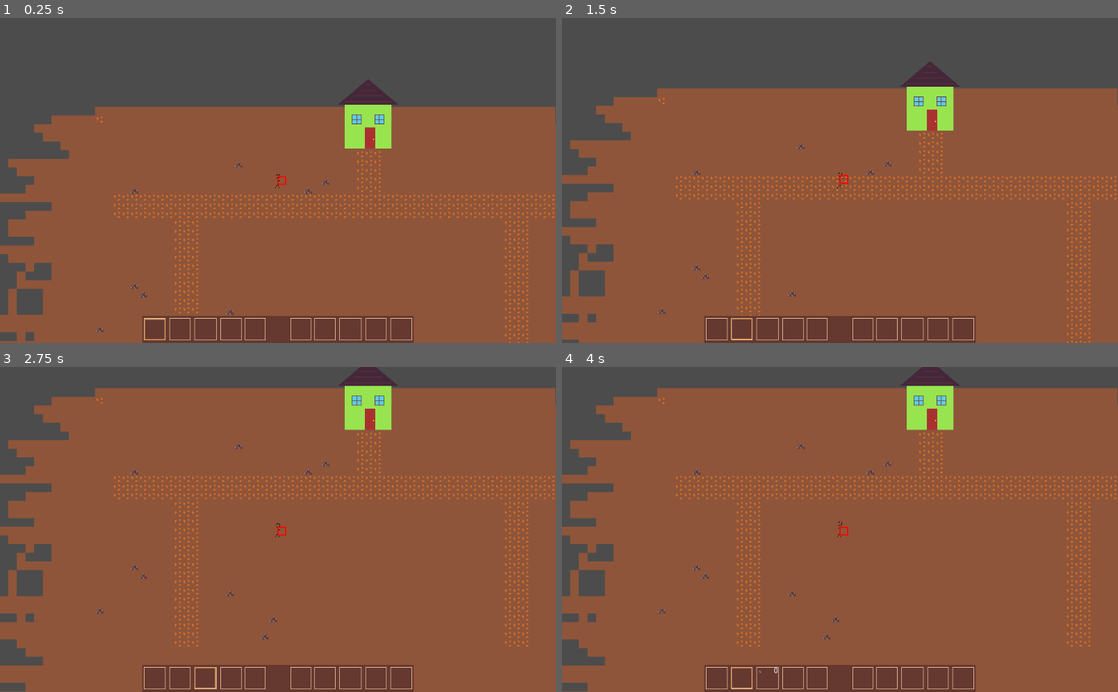
Above: before the commit, frames 1-4 (two rows, left to right).
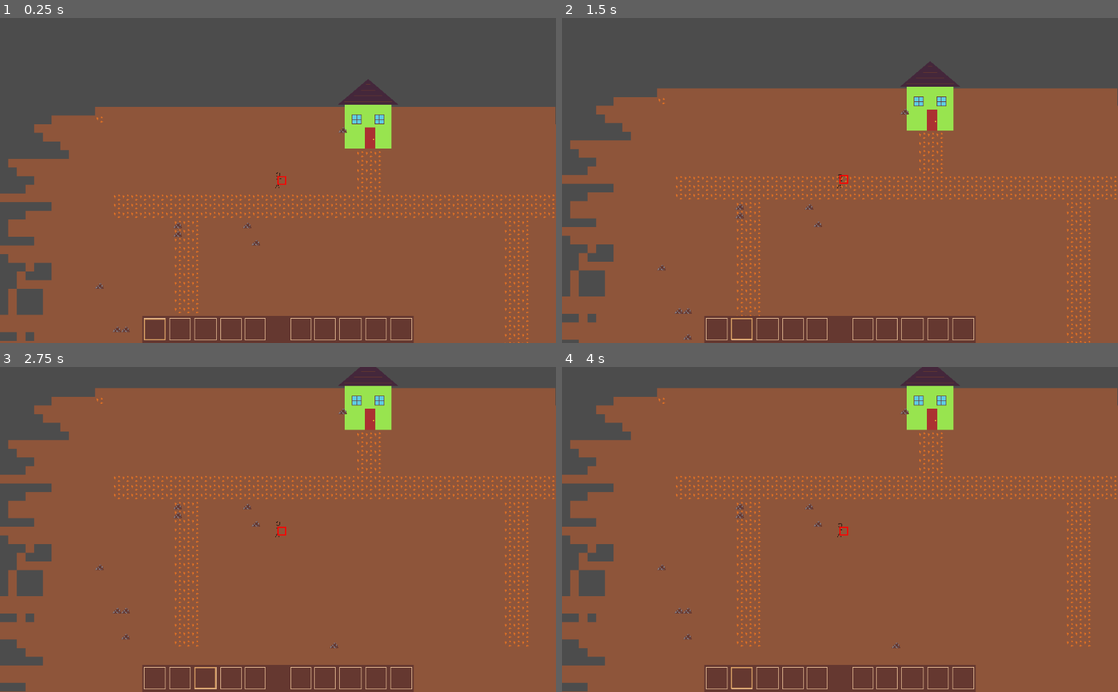
Above: after the commit, the same moments.

Repository: ToxicGLaDOS/cavetown
Game: Godot game, scene res://main.tscn
Same seed, same stepped clock (60 frames per second), same inputs: the game is played once before the commit and once after it.
Inputs:
- Up to frame 1 (0.25 s): no input
- Up to frame 2 (1.5 s): tap Enter at 0.5 s; hold Right 0.53-1.28 s; tap Space at 0.6, 0.77, 1.07, 1.25, 1.35 s; hold S from 1.28 s (still down)
- Up to frame 3 (2.75 s): tap Space at 1.52, 1.82, 2.1 s; release S at 2.03 s; hold Right from 2.03 s (still down)
- Up to frame 4 (4 s): tap Enter at 2.75 s; release Right at 2.78 s; hold Up 2.78-3.53 s; tap Space at 2.85, 3.02, 3.32, 3.5, 3.6, 3.77 s; hold Left from 3.53 s (still down)

The runs differ from the first frame. In frame 1, 0.3% of the frame differs, in the area x 17-63%, y 33-97%; in frame 2, 0.3%; in frame 3, 0.3%; in frame 4, 0.3%, in the area x 17-63%, y 12-95%.

Commit message:
Make ore chunks pick-upable

Diff:
--- a/inventory.gd
+++ b/gui/inventory.gd
@@ -34,20 +34,22 @@
             selector_node.get_parent().remove_child(selector_node)
             new_parent.add_child(selector_node)
         elif key_event.scancode == KEY_UP and key_event.is_pressed():
-            var child = get_child(get_selected_index())
-            if inventory[get_selected_index()] != null:
-                var item = inventory[get_selected_index()]
-                item.quantity += 1
-                child.get_node("InventoryIcon").get_node("Label").set_text(item.quantity as String)
-            else:
-                var item = Item.new()
-                var item_icon = inventory_icon_scene.instance()
-                var texture = item_icon.get_node("TextureRect")
-                texture.texture = iron_chunk_texture
-                item.inventory_image = iron_chunk_texture
-                inventory[get_selected_index()] = item
-                child.add_child(item_icon)
+            pass
 
+func add_item(item_stack):
+    var child = get_child(get_selected_index())
+    if inventory[get_selected_index()] != null:
+        var inventory_item_stack = inventory[get_selected_index()]
+        inventory_item_stack.quantity += item_stack.quantity
+        child.get_node("InventoryIcon").get_node("Label").set_text(inventory_item_stack.quantity as String)
+    else:
+        var item_icon = inventory_icon_scene.instance()
+        var texture = item_icon.get_node("TextureRect")
+        texture.texture = iron_chunk_texture
+        item_stack.quantity = 1
+        inventory[get_selected_index()] = item_stack
+        child.add_child(item_icon)
+        child.get_node("InventoryIcon").get_node("Label").set_text(item_stack.quantity as String)
 
 # Called every frame. 'delta' is the elapsed time since the previous frame.
 #func _process(delta):
--- a/iron_chunk.tscn
+++ /dev/null
@@ -1,6 +0,0 @@
-[gd_scene load_steps=2 format=2]
-
-[ext_resource path="res://images/iron_chunk.png" type="Texture" id=1]
-
-[node name="Node2D" type="Sprite"]
-texture = ExtResource( 1 )
--- a/iron_ore.tscn
+++ /dev/null
@@ -1,8 +0,0 @@
-[gd_scene load_steps=3 format=2]
-
-[ext_resource path="res://iron_ore.gd" type="Script" id=1]
-[ext_resource path="res://iron_chunk.tscn" type="PackedScene" id=2]
-
-[node name="Node2D" type="Node2D"]
-script = ExtResource( 1 )
-iron_chunk = ExtResource( 2 )
--- a/item.gd
+++ /dev/null
@@ -1,8 +0,0 @@
-extends Reference
-
-class_name Item
-
-
-var id: int = 0
-var inventory_image: ImageTexture
-var quantity: int = 0
--- /dev/null
+++ b/items/ground_items/ground_item.gd
@@ -0,0 +1,22 @@
+extends Node2D
+
+
+export(Resource) var item
+
+# Called when the node enters the scene tree for the first time.
+func _ready():
+    pass # Replace with function body.
+
+# Connected to body_entered(body) signal
+func _on_body_entered(body):
+    # TODO: This seems error prone. Probably change this later
+    if body.get_parent().name == "Player":
+        var item_stack = ItemStack.new()
+        item_stack.item = item
+        item_stack.quantity = 1
+        body.get_parent().pickup_item(item_stack)
+        queue_free()
+
+# Called every frame. 'delta' is the elapsed time since the previous frame.
+#func _process(delta):
+#    pass
--- /dev/null
+++ b/items/ground_items/iron_chunk.tscn
@@ -0,0 +1,19 @@
+[gd_scene load_steps=4 format=2]
+
+[ext_resource path="res://images/iron_chunk.png" type="Texture" id=1]
+[ext_resource path="res://items/ground_items/ground_item.gd" type="Script" id=2]
+
+[sub_resource type="CircleShape2D" id=1]
+radius = 3.54929
+
+[node name="Node2D" type="Sprite"]
+texture = ExtResource( 1 )
+script = ExtResource( 2 )
+
+[node name="Area2D" type="Area2D" parent="."]
+
+[node name="CollisionShape2D" type="CollisionShape2D" parent="Area2D"]
+position = Vector2( -1.19262, 0.491077 )
+shape = SubResource( 1 )
+
+[connection signal="body_entered" from="Area2D" to="." method="_on_body_entered"]
--- /dev/null
+++ b/items/iron.tres
@@ -0,0 +1,9 @@
+[gd_resource type="Resource" load_steps=3 format=2]
+
+[ext_resource path="res://items/item.gd" type="Script" id=1]
+[ext_resource path="res://images/iron_chunk.png" type="Texture" id=2]
+
+[resource]
+script = ExtResource( 1 )
+id = 0
+inventory_texture = ExtResource( 2 )
--- /dev/null
+++ b/items/item.gd
@@ -0,0 +1,4 @@
+extends Resource
+
+export(int) var id
+export(StreamTexture) var inventory_texture
--- /dev/null
+++ b/items/item_stack.gd
@@ -0,0 +1,4 @@
+class_name ItemStack
+
+export(Resource) var item
+var quantity: int = 0
--- a/main.tscn
+++ b/main.tscn
@@ -1,16 +1,15 @@
-[gd_scene load_steps=15 format=2]
+[gd_scene load_steps=14 format=2]
 
 [ext_resource path="res://player/player.tscn" type="PackedScene" id=1]
 [ext_resource path="res://ground/ground.tscn" type="PackedScene" id=2]
 [ext_resource path="res://images/house.png" type="Texture" id=3]
 [ext_resource path="res://ore_map/ore_map.tscn" type="PackedScene" id=4]
 [ext_resource path="res://targeting_mesh/target_mesh.gd" type="Script" id=5]
-[ext_resource path="res://player/player.gd" type="Script" id=6]
 [ext_resource path="res://images/inventory.png" type="Texture" id=7]
 [ext_resource path="res://images/inventory_selector.png" type="Texture" id=8]
-[ext_resource path="res://inventory.gd" type="Script" id=9]
+[ext_resource path="res://gui/inventory.gd" type="Script" id=9]
 [ext_resource path="res://images/iron_chunk.png" type="Texture" id=10]
-[ext_resource path="res://inventory_icon.tscn" type="PackedScene" id=11]
+[ext_resource path="res://gui/inventory_icon.tscn" type="PackedScene" id=11]
 
 [sub_resource type="ArrayMesh" id=1]
 
@@ -31,15 +30,14 @@
 [node name="Player" parent="." instance=ExtResource( 1 )]
 position = Vector2( 336.604, 120.412 )
 scale = Vector2( 0.5, 0.5 )
-script = ExtResource( 6 )
-tilemap_path = NodePath("../TileMap")
-hit_position_path = NodePath("KinematicBody2D/Position2D")
+tilemap_path = NodePath("../Ore")
+inventory_path = NodePath("../CanvasLayer/Inventory")
 
 [node name="KinematicBody2D" parent="Player" index="0"]
 speed = 10000.0
 
 [node name="AnimatedSprite" parent="Player/KinematicBody2D" index="1"]
-frame = 1
+frame = 0
 
 [node name="MeshInstance2D" type="MeshInstance2D" parent="."]
 mesh = SubResource( 1 )
@@ -47,7 +45,7 @@
 script = ExtResource( 5 )
 player = NodePath("../Player/KinematicBody2D/Position2D")
 
-[node name="TileMap" parent="." instance=ExtResource( 4 )]
+[node name="Ore" parent="." instance=ExtResource( 4 )]
 
 [node name="CanvasLayer" type="CanvasLayer" parent="."]
 
--- a/ore_map/ore_map.tscn
+++ b/ore_map/ore_map.tscn
@@ -2,7 +2,7 @@
 
 [ext_resource path="res://images/iron.png" type="Texture" id=1]
 [ext_resource path="res://ore_map/ore_map.gd" type="Script" id=2]
-[ext_resource path="res://iron_ore.tscn" type="PackedScene" id=4]
+[ext_resource path="res://ore_nodes/iron_ore.tscn" type="PackedScene" id=4]
 
 [sub_resource type="ConvexPolygonShape2D" id=1]
 points = PoolVector2Array( 0, 0, 16, 0, 16, 16, 0, 16 )
--- /dev/null
+++ b/ore_nodes/iron_ore.tscn
@@ -0,0 +1,8 @@
+[gd_scene load_steps=3 format=2]
+
+[ext_resource path="res://items/ground_items/iron_chunk.tscn" type="PackedScene" id=1]
+[ext_resource path="res://ore_nodes/iron_ore.gd" type="Script" id=2]
+
+[node name="Node2D" type="Node2D"]
+script = ExtResource( 2 )
+iron_chunk = ExtResource( 1 )
--- a/ore_spawner.tscn
+++ /dev/null
@@ -1,34 +0,0 @@
-[gd_scene load_steps=3 format=2]
-
-[ext_resource path="res://iron_ore.tscn" type="PackedScene" id=2]
-
-[sub_resource type="GDScript" id=1]
-script/source = "extends Node2D
-
-
-export(PackedScene) var iron_ore
-
-
-# Called when the node enters the scene tree for the first time.
-func _ready():
-    for x in range(10):
-        spawn_ore()
-
-func spawn_ore():
-    var node = iron_ore.instance()
-    var width = 16
-    var height = 16
-    var x = randi() % 30
-    var y = randi() % 30
-
-    add_child(node)
-    node.position = Vector2(x * 16 + width / 2, y * 16 + height / 2)
-
-# Called every frame. 'delta' is the elapsed time since the previous frame.
-#func _process(delta):
-#    pass
-"
-
-[node name="ore_spawner" type="Node2D"]
-script = SubResource( 1 )
-iron_ore = ExtResource( 2 )
--- a/player/player.gd
+++ b/player/player.gd
@@ -7,6 +7,7 @@
 
 export(NodePath) var tilemap_path
 export(NodePath) var hit_position_path
+export(NodePath) var inventory_path
 
 # Called when the node enters the scene tree for the first time.
 func _ready():
@@ -21,6 +22,10 @@
 
         var hit_cell = tilemap.hit_cell(hit_x, hit_y)
 
+# Called by an item to tell the player to pick it up
+func pickup_item(item_stack):
+    get_node(inventory_path).add_item(item_stack)
+
 func _input(event):
     if event is InputEventKey and event.pressed and event.scancode == KEY_SPACE:
         break_ore()
--- a/player/player.tscn
+++ b/player/player.tscn
@@ -1,7 +1,8 @@
-[gd_scene load_steps=7 format=2]
+[gd_scene load_steps=8 format=2]
 
 [ext_resource path="res://images/player.png" type="Texture" id=1]
 [ext_resource path="res://player/player_movement.gd" type="Script" id=2]
+[ext_resource path="res://player/player.gd" type="Script" id=3]
 
 [sub_resource type="RectangleShape2D" id=1]
 extents = Vector2( 10, 29.2098 )
@@ -22,7 +23,9 @@
 "speed": 5.0
 } ]
 
-[node name="Node2D" type="Node2D"]
+[node name="Player" type="Node2D"]
+script = ExtResource( 3 )
+hit_position_path = NodePath("KinematicBody2D/Position2D")
 
 [node name="KinematicBody2D" type="KinematicBody2D" parent="."]
 script = ExtResource( 2 )
@@ -33,6 +36,7 @@
 
 [node name="AnimatedSprite" type="AnimatedSprite" parent="KinematicBody2D"]
 frames = SubResource( 4 )
+frame = 1
 speed_scale = 0.2
 playing = true
 
--- a/project.godot
+++ b/project.godot
@@ -10,12 +10,12 @@
 
 _global_script_classes=[ {
 "base": "Reference",
-"class": "Item",
+"class": "ItemStack",
 "language": "GDScript",
-"path": "res://item.gd"
+"path": "res://items/item_stack.gd"
 } ]
 _global_script_class_icons={
-"Item": ""
+"ItemStack": ""
 }
 
 [application]
Renamed: inventory_icon.tscn -> gui/inventory_icon.tscn
Renamed: iron_ore.gd -> ore_nodes/iron_ore.gd
